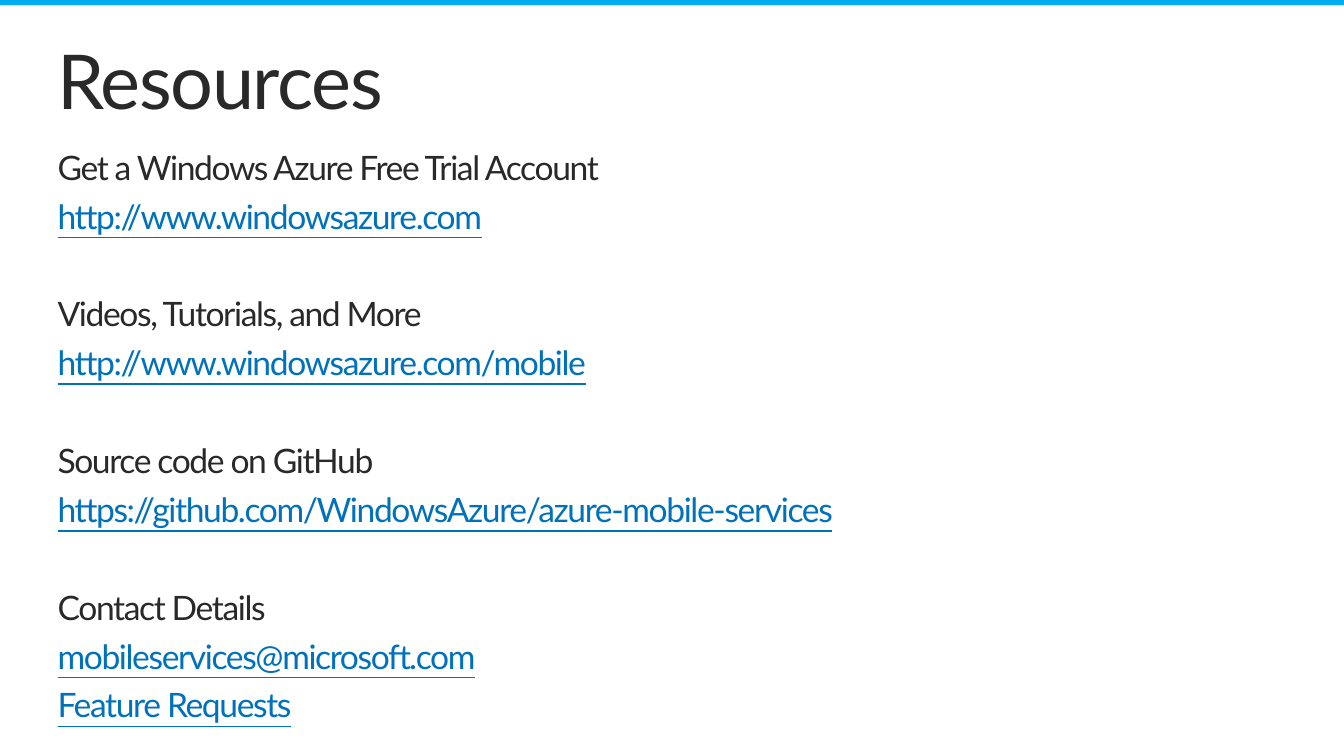
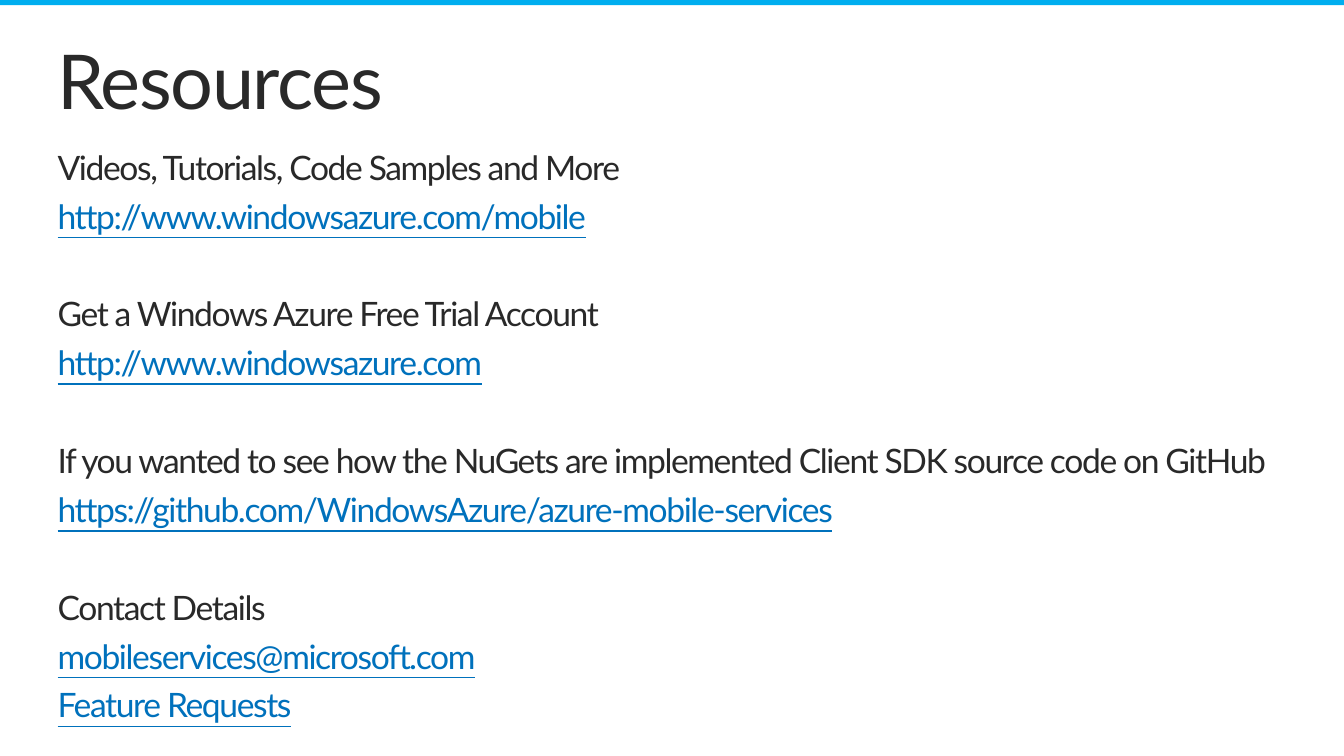
Before and after one commit to nickharris/Presentation-Windows8AndWindowsAzureMobileServices, a slide deck: slide 26 of Windows8AndWindowsAzureMobileServices.pptx (slide 28 before the commit). Drawn at 1344x756 pixels with LibreOffice and Linux fonts; fonts in the diff are those of the drawing; background and template pictures are left out. Boxes give left, top, right and bottom in pixels: in the first picture for what was removed or moved away, otherwise in the second. Text is boxed around its words. In the diff, an @@ line names an element or a change of style, - is before the commit and + after.

```diff
--- a/Windows8AndWindowsAzureMobileServices.pptx
+++ b/Windows8AndWindowsAzureMobileServices.pptx
@@ text at (58, 155, 620, 235): paragraphs added @@
+Videos, Tutorials, Code Samples and More
+http://www.windowsazure.com/mobile
@@ text at (58, 448, 1266, 479): text changed @@
-Videos, Tutorials, and More
-http://www.windowsazure.com/mobile
-Source code on GitHub
+If you wanted to see how the NuGets are implemented Client SDK source code on GitHub
```
Also in this commit, not shown: 13 other slides changed, 4 slides added, 1 slide removed.
